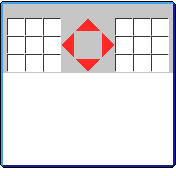
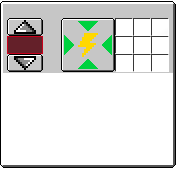
Comparing the layer stacks of the two 176px x 176px images. Changes:
hid "output", painted on it over [62, 19, 114, 71]
showed "input", painted on it over [62, 19, 114, 71]
added layer "energie" above "fleche haut" over [78, 33, 98, 57]
added layer "fleche haut" above "fleche" over [14, 20, 36, 34]
added layer "fleche" above "down button" over [14, 56, 36, 70]
added layer "down button" above "up button" over [7, 54, 43, 72]
added layer "up button" above "big button" over [7, 18, 43, 36]
added layer "big button" above "fond" over [61, 18, 115, 72]
painted on "fond" over [7, 18, 61, 72]
painted on "quantum.png" over [1, 2, 175, 167]
